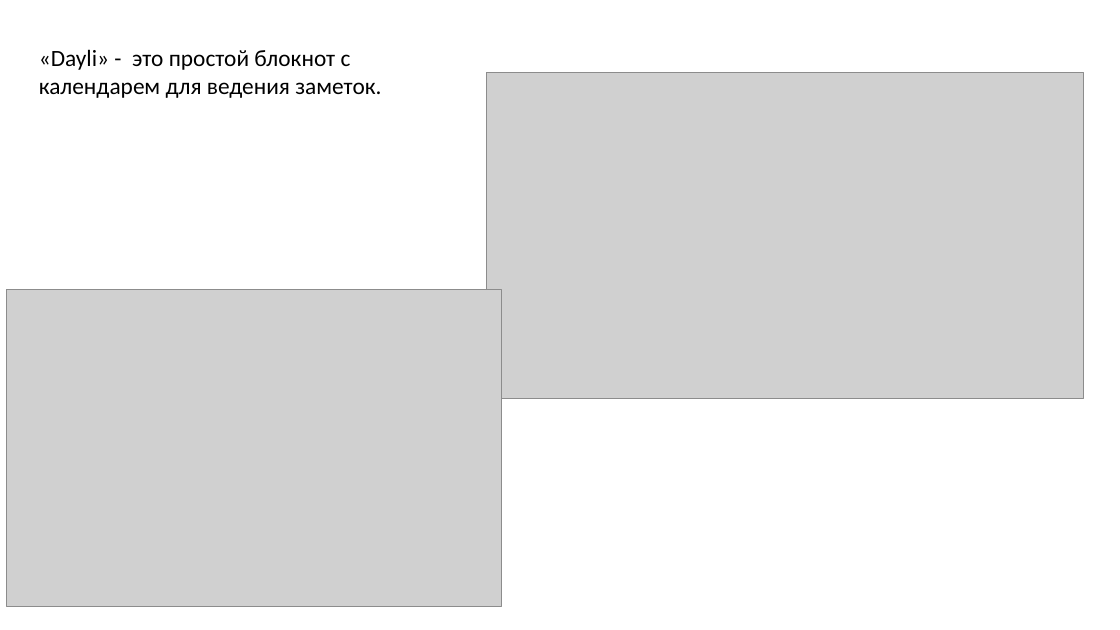
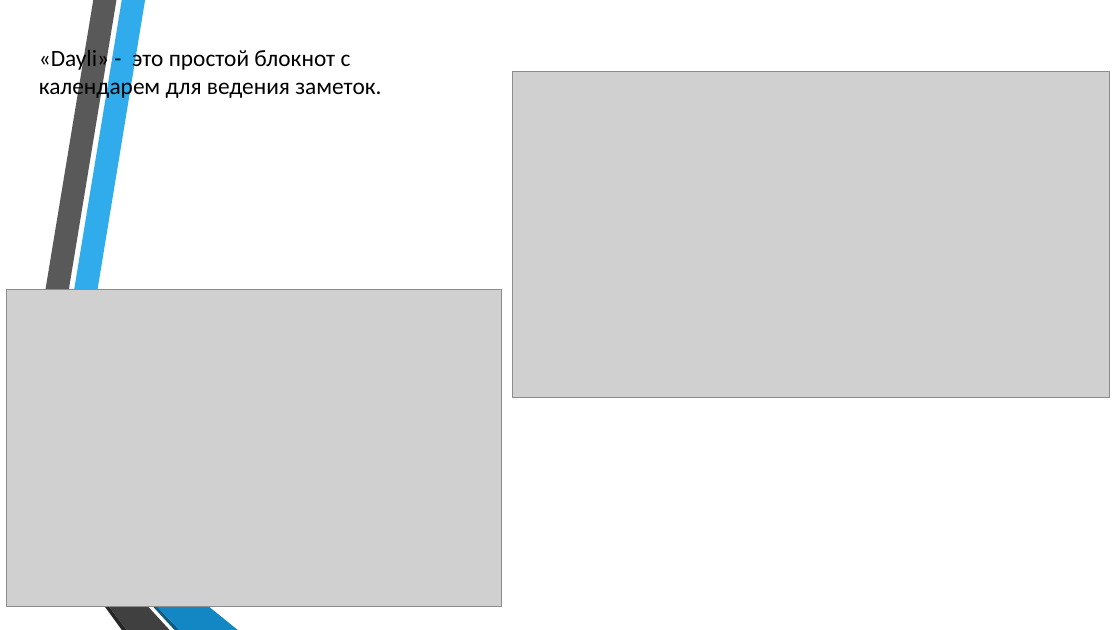
Before and after one commit to Dragonfly774/daily, a slide deck: slide 2 of Заметки «Dayli».pptx. Drawn at 1120x630 pixels with LibreOffice and Linux fonts; fonts in the diff are those of the drawing; grey boxes stand for pictures; background and template pictures are left out. Boxes give left, top, right and bottom in pixels: in the first picture for what was removed or moved away, otherwise in the second. Text is boxed around its words. In the diff, an @@ line names an element or a change of style, - is before the commit and + after.

```diff
--- a/Заметки «Dayli».pptx
+++ b/Заметки «Dayli».pptx
@@ picture: place and size @@
-picture at (486,72,1084,398)
+picture at (513,71,1110,397)
@@ group added at (13,0,238,630): 6 freeform shapes @@
```
Also in this commit, not shown: 4 other slides changed, 2 other files.
